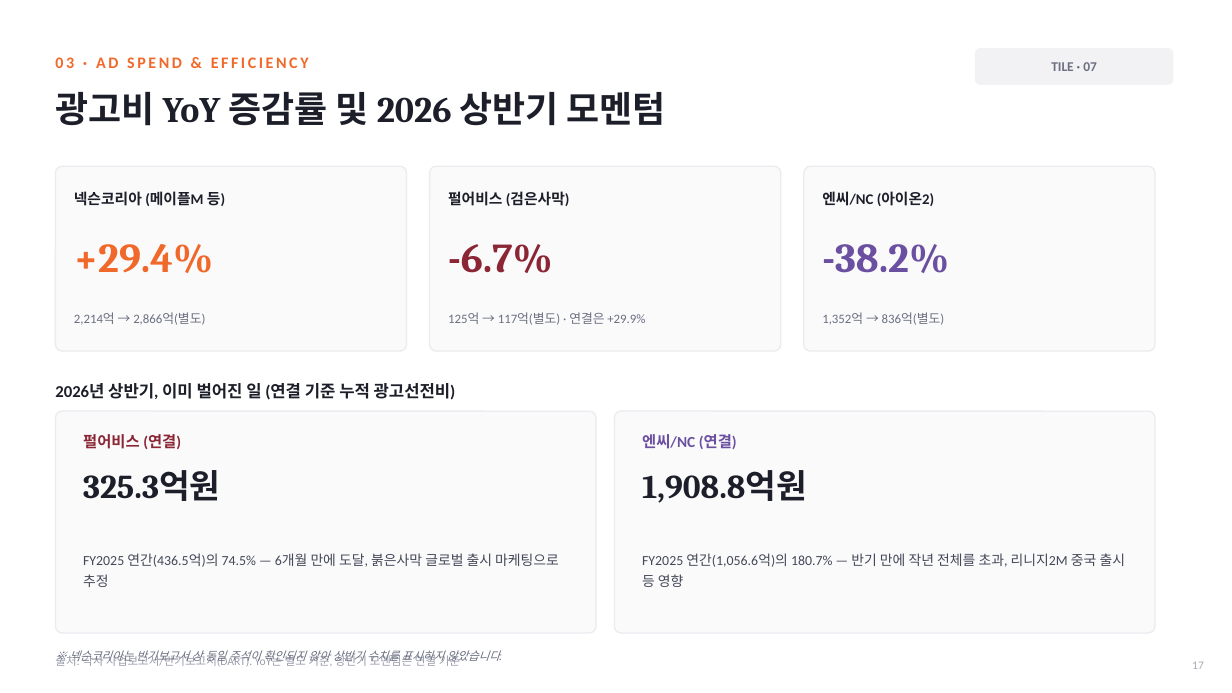
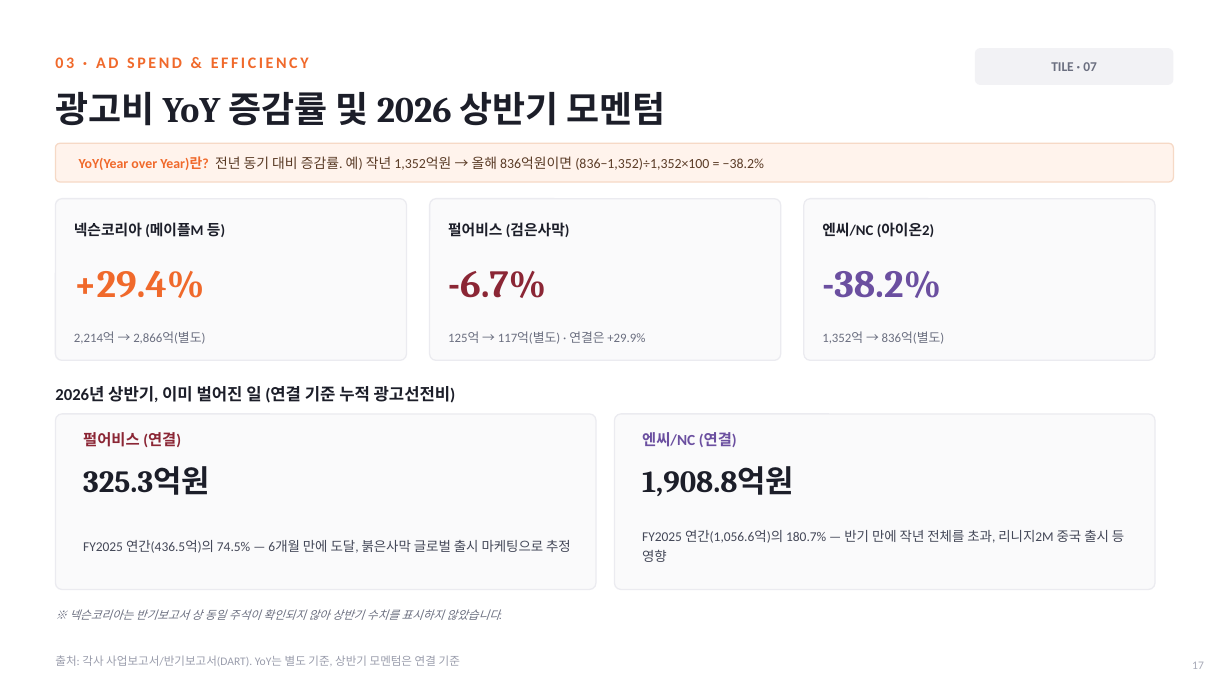
Before and after one commit to eunji9815/excel, a slide deck: slide 17 of output/메이플스토리M_UA마케팅효율_분석보고서.pptx. Drawn at 1232x693 pixels with LibreOffice and Linux fonts; fonts in the diff are those of the drawing. Boxes give left, top, right and bottom in pixels: in the first picture for what was removed or moved away, otherwise in the second. Text is boxed around its words. In the diff, an @@ line names an element or a change of style, - is before the commit and + after.

```diff
--- a/output/메이플스토리M_UA마케팅효율_분석보고서.pptx
+++ b/output/메이플스토리M_UA마케팅효율_분석보고서.pptx
@@ rounded rectangle added at <box>55,143,1174,182</box>, fill #FFF3EC, outline #F6D9C6 1 pt @@
@@ text added at <box>79,156,764,170</box>, 10.8 pt, text #5A3B26 @@
+YoY(Year over Year)란? 전년 동기 대비 증감률. 예) 작년 1,352억원 → 올해 836억원이면 (836−1,352)÷1,352×100 = −38.2%
@@ rounded rectangle: place and size @@
-rounded rectangle at <box>55,166,407,351</box>
+rounded rectangle at <box>55,199,407,360</box>
@@ rounded rectangle: place and size @@
-rounded rectangle at <box>430,166,781,351</box>
+rounded rectangle at <box>430,199,781,360</box>
@@ rounded rectangle: place and size @@
-rounded rectangle at <box>804,166,1155,351</box>
+rounded rectangle at <box>804,199,1155,360</box>
@@ 3 texts: place and size @@
-3 texts at <box>74,191,934,206</box>
+3 texts at <box>74,222,934,237</box>
@@ text "+29.4%": place and size @@
-text "+29.4%" at <box>74,244,213,273</box>
+text "+29.4%" at <box>74,271,205,298</box>
@@ text "-6.7%": place and size @@
-text "-6.7%" at <box>448,244,553,273</box>
+text "-6.7%" at <box>448,271,546,298</box>
@@ size 32 to 30 pt in 3 elements at <box>74,271,205,298</box>, <box>448,271,546,298</box>, <box>822,271,941,298</box> @@
@@ text "-38.2%": place and size @@
-text "-38.2%" at <box>822,244,949,273</box>
+text "-38.2%" at <box>822,271,941,298</box>
@@ text "2,214억 → 2,866억(별도)": place and size @@
-text "2,214억 → 2,866억(별도)" at <box>74,313,205,325</box>
+text "2,214억 → 2,866억(별도)" at <box>74,331,205,344</box>
@@ text "125억 → 117억(별도) · 연결은 ...": place and size @@
-text "125억 → 117억(별도) · 연결은 ..." at <box>448,312,645,325</box>
+text "125억 → 117억(별도) · 연결은 ..." at <box>448,331,645,344</box>
@@ text "1,352억 → 836억(별도)": place and size @@
-text "1,352억 → 836억(별도)" at <box>822,313,944,325</box>
+text "1,352억 → 836억(별도)" at <box>822,331,944,344</box>
@@ rounded rectangle: place and size @@
-rounded rectangle at <box>55,411,596,633</box>
+rounded rectangle at <box>55,414,596,590</box>
@@ proportions changed in 5 elements at <box>55,199,407,360</box>, <box>430,199,781,360</box>, <box>804,199,1155,360</box>, <box>55,414,596,590</box>, <box>615,414,1155,590</box> @@
@@ rounded rectangle: place and size @@
-rounded rectangle at <box>615,411,1155,633</box>
+rounded rectangle at <box>615,414,1155,590</box>
@@ text "325.3억원" at <box>83,466,210,495</box>: size 26 to 24 pt @@
@@ text "1,908.8억원" at <box>642,466,794,496</box>: size 26 to 24 pt @@
@@ text "FY2025 연간(436.5억)의 74.5% — 6개월 ...": place and size @@
-text "FY2025 연간(436.5억)의 74.5% — 6개월 ..." at <box>83,553,559,587</box>
+text "FY2025 연간(436.5억)의 74.5% — 6개월 ..." at <box>83,540,571,553</box>
@@ text "FY2025 연간(436.5억)의 74.5% — 6개월 ..." at <box>83,540,571,553</box>: size 10.8 to 10.5 pt; line spacing 1.25 to 1.22 @@
@@ text "FY2025 연간(1,056.6억)의 180.7% — 반기 ..." at <box>642,530,1124,562</box>: size 10.8 to 10.5 pt; line spacing 1.25 to 1.22 @@
@@ text "FY2025 연간(1,056.6억)의 180.7% — 반기 ...": place and size @@
-text "FY2025 연간(1,056.6억)의 180.7% — 반기 ..." at <box>642,553,1125,587</box>
+text "FY2025 연간(1,056.6억)의 180.7% — 반기 ..." at <box>642,530,1124,562</box>
@@ text "※ 넥슨코리아는 반기보고서 상 동일 ...": place and size @@
-text "※ 넥슨코리아는 반기보고서 상 동일 ..." at <box>70,650,500,664</box>
+text "※ 넥슨코리아는 반기보고서 상 동일 ..." at <box>70,609,500,620</box>
```
Also in this commit, not shown: 5 other slides changed.
